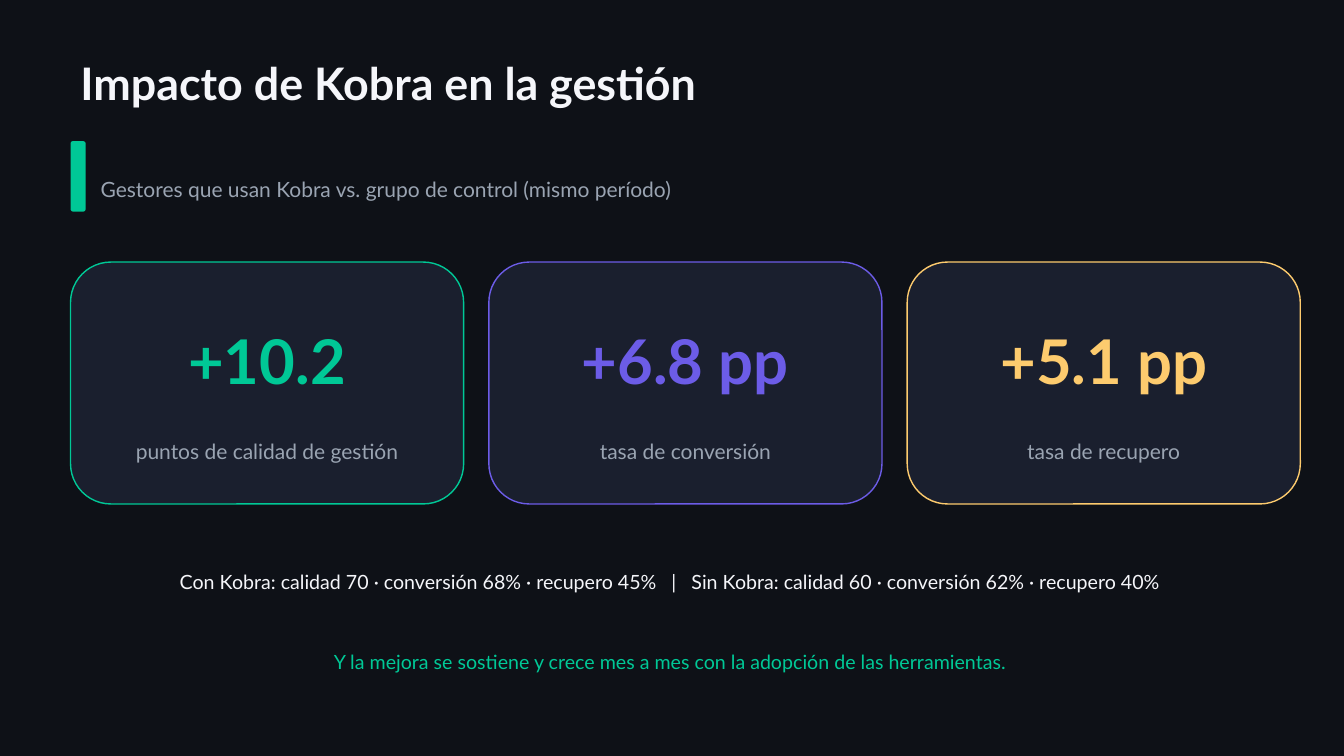
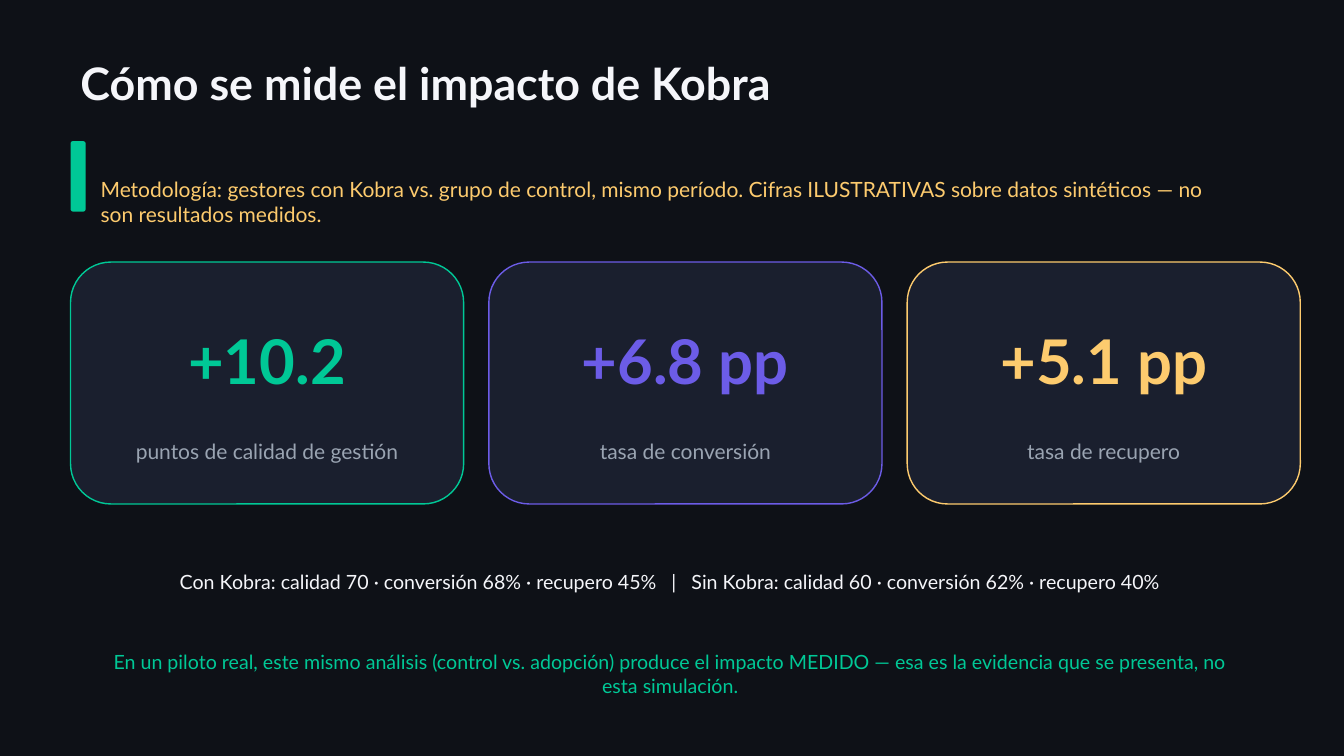
Before and after one commit to vieraschiavi/Kobra, a slide deck: slide 15 of presentation/Kobra_Presentacion_Gerencial.pptx. Drawn at 1344x756 pixels with LibreOffice and Linux fonts; fonts in the diff are those of the drawing. Boxes give left, top, right and bottom in pixels: in the first picture for what was removed or moved away, otherwise in the second. Text is boxed around its words. In the diff, an @@ line names an element or a change of style, - is before the commit and + after.

```diff
--- a/presentation/Kobra_Presentacion_Gerencial.pptx
+++ b/presentation/Kobra_Presentacion_Gerencial.pptx
@@ text at [80, 66, 770, 108]: text changed @@
-Impacto de Kobra en la gestión
+Cómo se mide el impacto de Kobra
@@ text at [101, 181, 1203, 222]: text changed; text colour #9AA4B2 to #FDCB6E @@
-Gestores que usan Kobra vs. grupo de control (mismo período)
+Metodología: gestores con Kobra vs. grupo de control, mismo período. Cifras ILUSTRATIVAS sobre datos sintéticos — no son resultados medidos.
@@ text at [114, 654, 1225, 693]: text changed @@
-Y la mejora se sostiene y crece mes a mes con la adopción de las herramientas.
+En un piloto real, este mismo análisis (control vs. adopción) produce el impacto MEDIDO — esa es la evidencia que se presenta, no esta simulación.
```
Also in this commit, not shown: 4 other slides changed, 32 other files.
